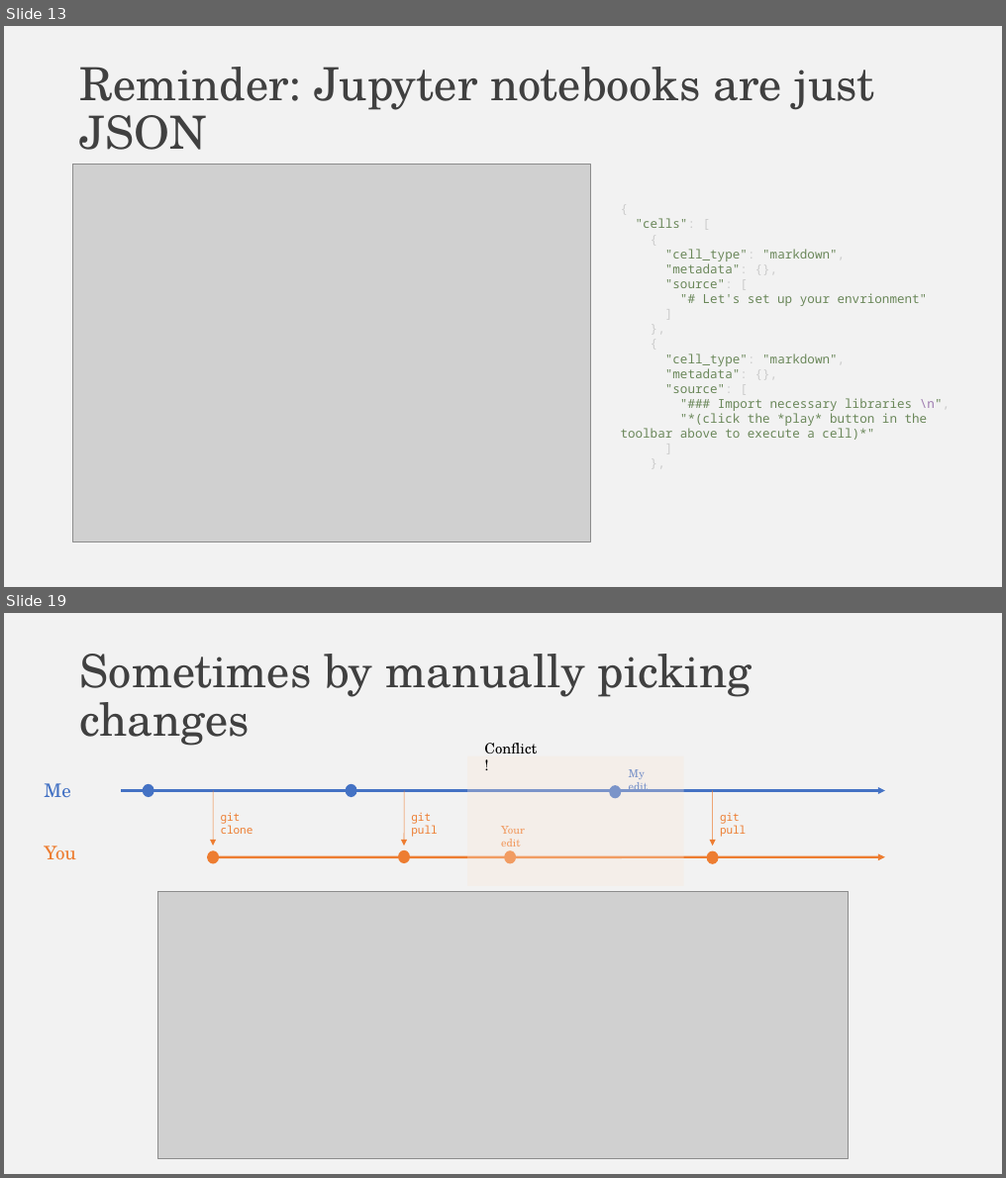
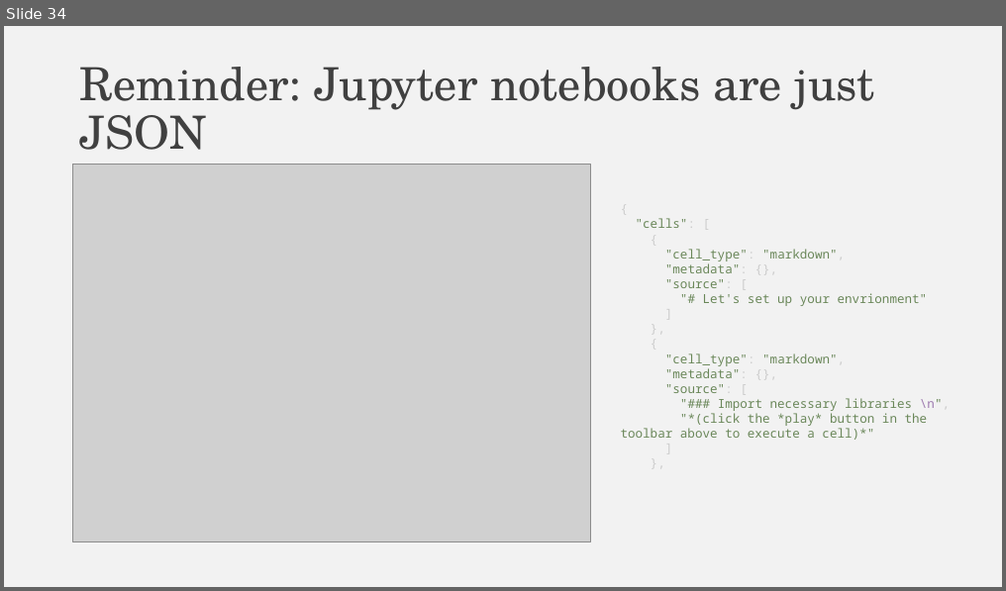
Before and after one commit to falconair/ProgrammingForAnalytics, a slide deck: lectures/050_git_version_control/Why do you need version control.pptx. Shown one above the other, each under a label of ours: slides 13 and 19 before the commit, slide 34 after it; the slides between them are not shown. The pictures are 1006x1178 and 1006x591 pixels, drawn with LibreOffice and Linux fonts; fonts in the diff are those of the drawing; grey boxes stand for pictures. Boxes give left, top, right and bottom in pixels: in the first picture for what was removed or moved away, otherwise in the second. Text is boxed around its words. In the diff, an @@ line names an element or a change of style, - is before the commit and + after.

```diff
--- a/lectures/050_git_version_control/Why do you need version control.pptx
+++ b/lectures/050_git_version_control/Why do you need version control.pptx
@@ slide 19 removed at bbox=[4, 613, 1002, 1174], background #F2F2F2 @@
@@ title removed at bbox=[80, 654, 752, 746] @@
-Sometimes by manually picking changes
@@ rectangle removed at bbox=[467, 756, 684, 886] @@
@@ text removed at bbox=[484, 743, 537, 755] @@
-Conflict!
@@ text removed at bbox=[44, 783, 70, 798] @@
-Me
@@ arrow removed from (121, 790) to (885, 790) @@
@@ ellipse removed at bbox=[143, 784, 154, 798] @@
@@ arrow removed from (213, 790) to (213, 846) @@
@@ ellipse removed at bbox=[346, 784, 357, 798] @@
@@ arrow removed from (405, 790) to (404, 846) @@
@@ ellipse removed at bbox=[610, 785, 622, 799] @@
@@ text removed at bbox=[629, 769, 648, 792] @@
-My edit
@@ arrow removed from (713, 790) to (713, 846) @@
@@ text removed at bbox=[221, 812, 253, 834] @@
-git clone
@@ text removed at bbox=[411, 813, 437, 837] @@
-git pull
@@ text removed at bbox=[720, 813, 746, 837] @@
-git pull
@@ text removed at bbox=[44, 846, 76, 861] @@
-You
@@ text removed at bbox=[501, 826, 525, 847] @@
-Your edit
@@ arrow removed from (207, 858) to (885, 858) @@
@@ ellipse removed at bbox=[207, 851, 219, 864] @@
@@ ellipse removed at bbox=[398, 851, 410, 863] @@
@@ ellipse removed at bbox=[504, 851, 516, 864] @@
@@ ellipse removed at bbox=[707, 851, 719, 864] @@
@@ picture removed at bbox=[157, 891, 848, 1158] @@
@@ what was slide 13 is now slide 34 @@
```
Also in this commit, not shown: 2 slides changed, 14 slides added, 8 other slides removed.
